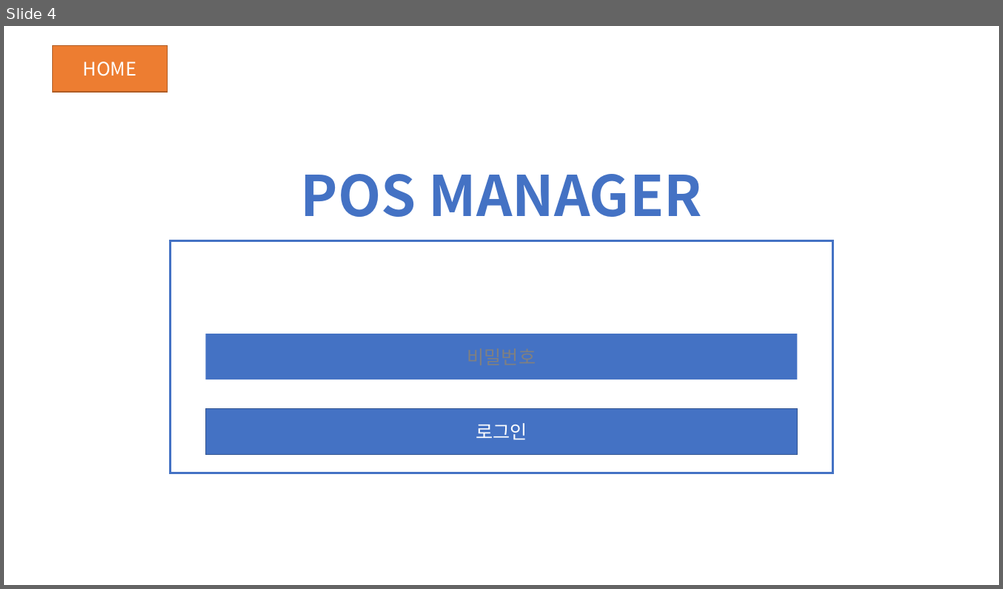
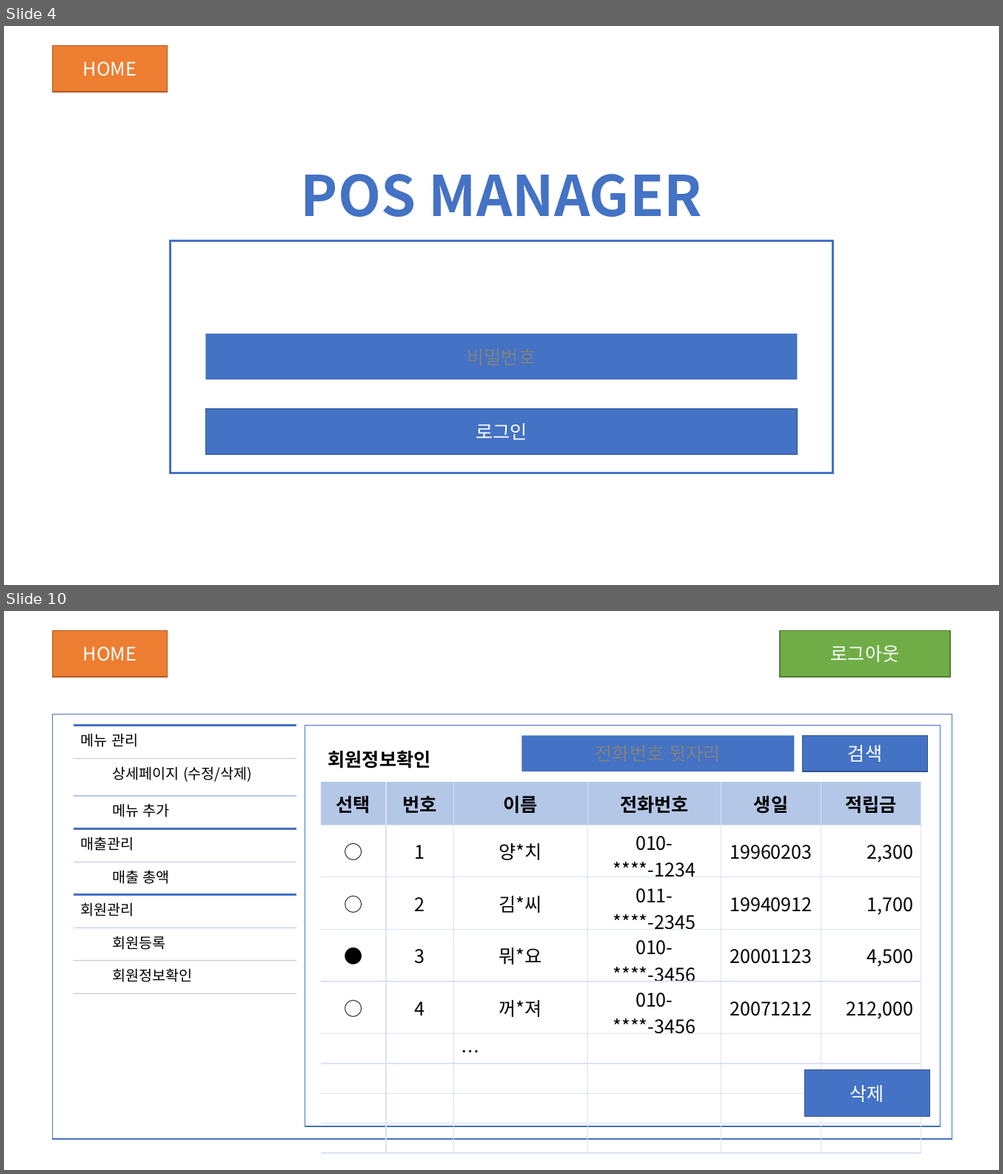
Before and after one commit to JinSolKwon/cafeKiosk, a slide deck: design/키오스크 UI.pptx. Shown one above the other, each under a label of ours: slide 4 before the commit, slides 4 and 10 after it; the slides between them are not shown. The pictures are 1003x589 and 1003x1174 pixels, drawn with LibreOffice and Linux fonts; fonts in the diff are those of the drawing. Boxes give left, top, right and bottom in pixels: in the first picture for what was removed or moved away, otherwise in the second. Text is boxed around its words. In the diff, an @@ line names an element or a change of style, - is before the commit and + after.

Commit message:
0924 수정내용 커밋

```diff
--- a/design/키오스크 UI.pptx
+++ b/design/키오스크 UI.pptx
@@ slide 10 added at (4,611,999,1170), background #FFFFFF @@
@@ rectangle added at (53,630,167,677), fill #ED7D31, outline #AF5C24 1 pt, 18 pt, text #FFFFFF @@
+HOME
@@ rectangle added at (780,630,950,677), fill #70AD47, outline #538035 1 pt, 18 pt, text #FFFFFF @@
+로그아웃
@@ rectangle added at (53,714,951,1139), fill #FFFFFF, outline #4472C4 1 pt @@
@@ table added at (74,725,296,994), 8 rows, 2 columns @@
+메뉴 관리 | 
+ | 상세페이지 (수정/삭제)
+ | 메뉴 추가
+매출관리 | 
+ | 매출 총액
+회원관리 | 
+ | 회원등록
+ | 회원정보확인
@@ rectangle added at (304,725,939,1127), fill #FFFFFF, outline #4472C4 1 pt @@
@@ rectangle added at (522,735,794,772), fill #4472C4 @@
@@ rectangle added at (802,735,928,772), fill #4472C4, outline #325491 1 pt, 18 pt, text #FFFFFF @@
+검색
@@ text added at (328,750,431,769), 18 pt, text #000000, bold @@
+회원정보확인
@@ table added at (320,782,921,1064), 9 rows, 6 columns @@
+선택 | 번호 | 이름 | 전화번호 | 생일 | 적립금
+○ | 1 | 양*치 | 010-****-1234 | 19960203 | 2,300
+○ | 2 | 김*씨 | 011-****-2345 | 19940912 | 1,700
+● | 3 | 뭐*요 | 010-****-3456 | 20001123 | 4,500
+○ | 4 | 꺼*져 | 010-****-3456 | 20071212 | 212,000
+ |  | … |  |  | 
+ |  |  |  |  | 
+ |  |  |  |  | 
+ |  |  |  |  | 
@@ rectangle added at (805,1071,930,1117), fill #4472C4, outline #325491 1 pt, 18 pt, text #FFFFFF @@
+삭제
```
Also in this commit, not shown: 3 slides changed, 9 other slides added, 1 slide removed, 3 other files.
